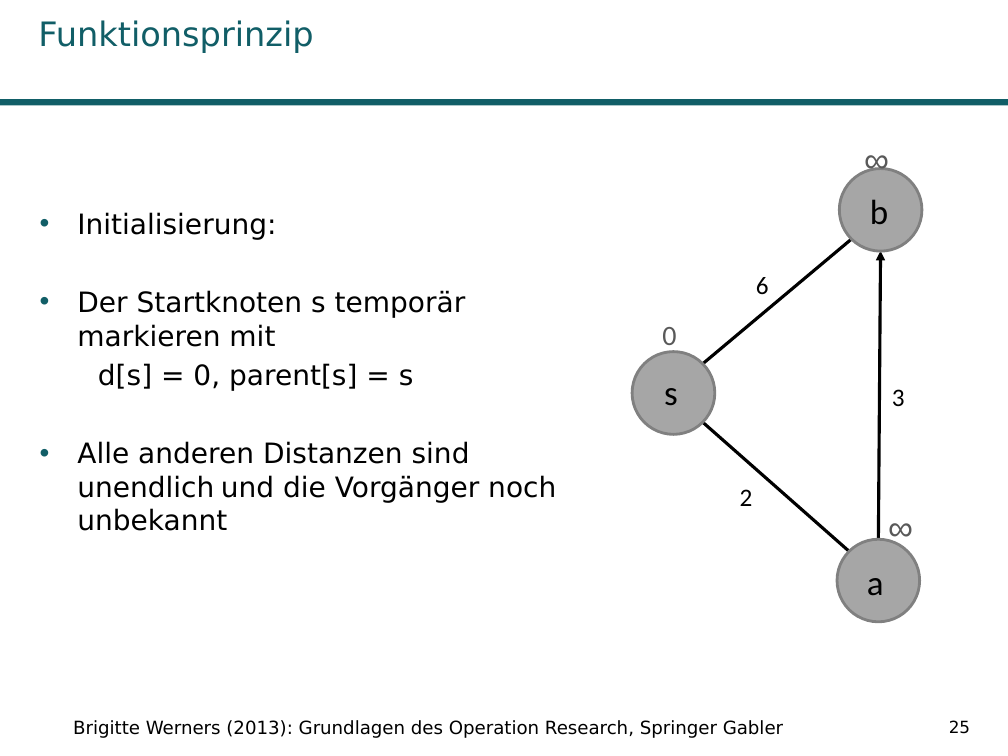
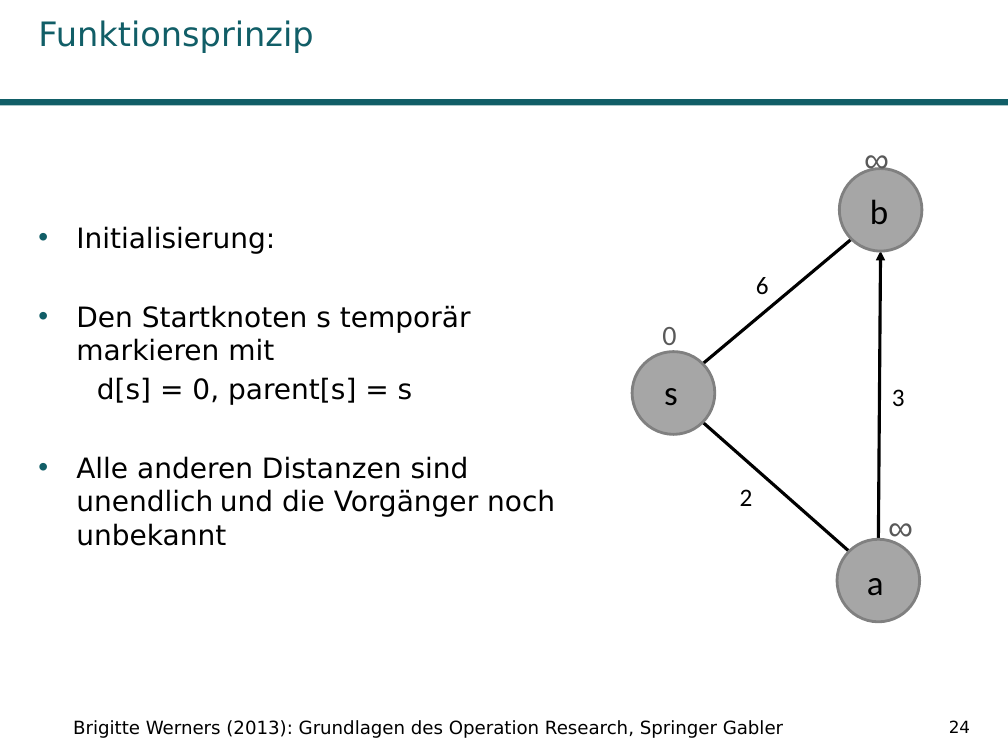
Before and after one commit to Kage0x3B/wissenschaftliches-arbeiten-praesentation, a slide deck: slide 24 of Präsentation Pfadplanungsalgorithmen.pptx (slide 25 before the commit). Drawn at 1008x756 pixels with LibreOffice and Linux fonts; fonts in the diff are those of the drawing; background and template pictures are left out. Boxes give left, top, right and bottom in pixels: in the first picture for what was removed or moved away, otherwise in the second. Text is boxed around its words. In the diff, an @@ line names an element or a change of style, - is before the commit and + after.

```diff
--- a/Präsentation Pfadplanungsalgorithmen.pptx
+++ b/Präsentation Pfadplanungsalgorithmen.pptx
@@ text "Initialisierung:": place and size @@
-text "Initialisierung:" at bbox=[77, 212, 556, 531]
+text "Initialisierung:" at bbox=[76, 226, 555, 546]
@@ text at bbox=[76, 305, 471, 361]: text changed @@
-• Der Startknoten s temporär markieren mit
+• Den Startknoten s temporär markieren mit
@@ page number at bbox=[949, 720, 970, 733]: text changed @@
-25
+24
```
Also in this commit, not shown: 12 other slides changed, 2 slides removed, 1 other file.
